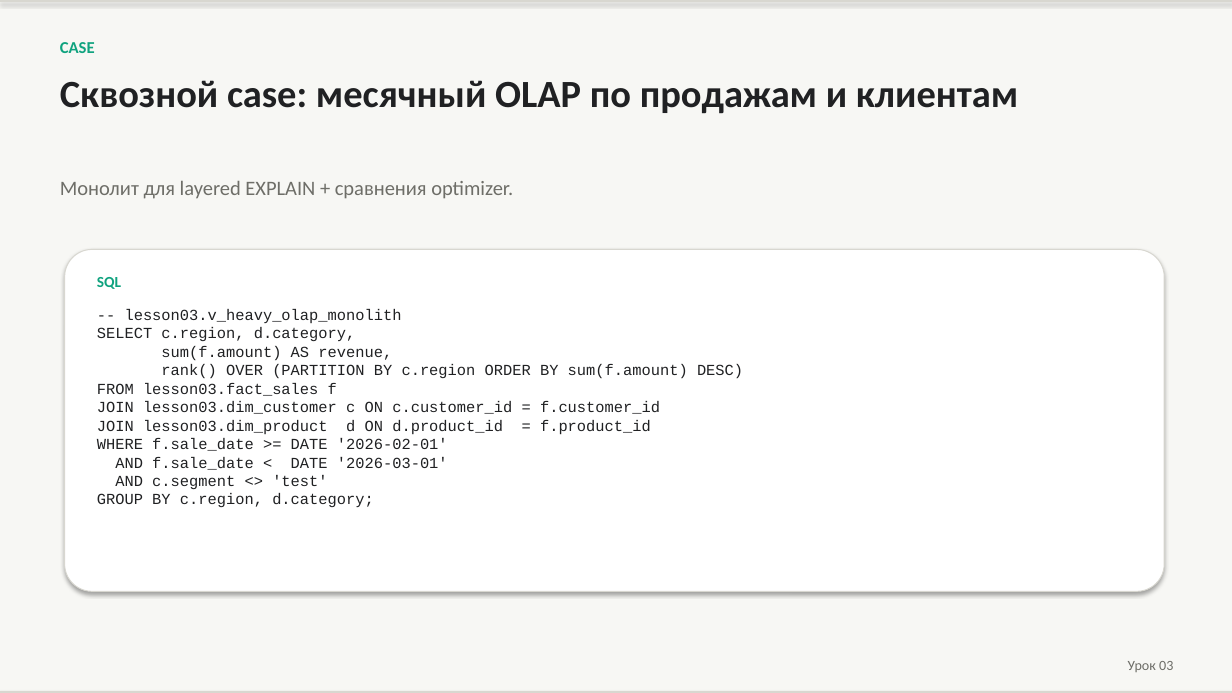
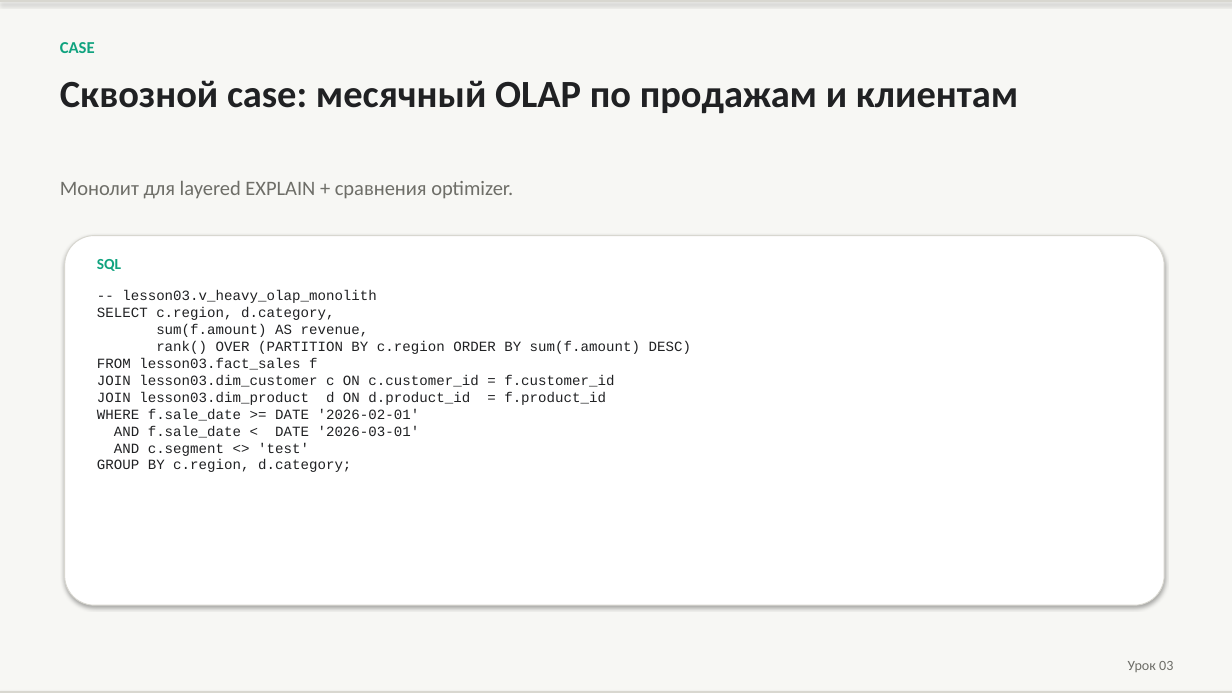
Before and after one commit to PaulKov/de-mentor, a slide deck: slide 28 of artifacts/greenplum-query-tuning-theory.pptx (slide 15 before the commit). Drawn at 1232x693 pixels with LibreOffice and Linux fonts; fonts in the diff are those of the drawing. Boxes give left, top, right and bottom in pixels: in the first picture for what was removed or moved away, otherwise in the second. Text is boxed around its words. In the diff, an @@ line names an element or a change of style, - is before the commit and + after.

```diff
--- a/artifacts/greenplum-query-tuning-theory.pptx
+++ b/artifacts/greenplum-query-tuning-theory.pptx
@@ rounded rectangle: place and size @@
-rounded rectangle at box(65, 250, 1165, 592)
+rounded rectangle at box(65, 236, 1165, 605)
@@ text "SQL": place and size @@
-text "SQL" at box(97, 277, 121, 289)
+text "SQL" at box(97, 259, 121, 271)
@@ text "-- lesson03.v_heavy_olap_monolith SELECT c.region, d.categor ...": place and size @@
-text "-- lesson03.v_heavy_olap_monolith SELECT c.region, d.categor ..." at box(97, 309, 743, 507)
+text "-- lesson03.v_heavy_olap_monolith SELECT c.region, d.categor ..." at box(97, 290, 691, 472)
@@ text "-- lesson03.v_heavy_olap_monolith SELECT c.region, d.categor ..." at box(97, 290, 691, 472): size 12 to 11 pt @@
```
Also in this commit, not shown: 28 other slides changed, 13 slides added, 39 other files.
